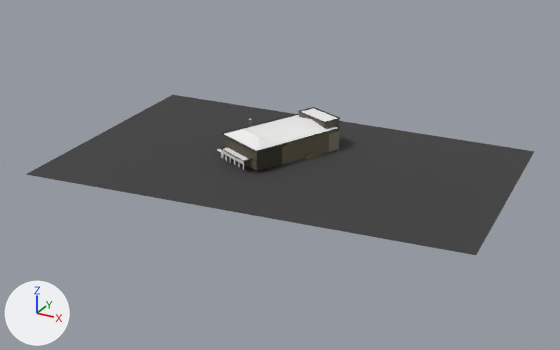
Before and after pictures for a commit that changed the glTF model public/twins/chatt/models/memorial-auditorium.glb.
Before and after are seen from a 50 mm camera at (320.0, -552.0, 248.0) aimed at (34.0, -31.0, -13.0). Every picture has the same lights, and +X, +Y and +Z are marked at lower left. The picture after the commit comes second. Where no turn or scale is listed for an object, it has been applied to the vertices. Vertices at exactly the same position are counted once.
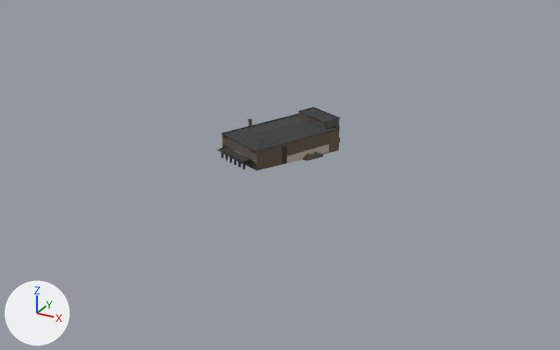
Where the newer file only moved an object's origin or applied its transform, the numbers keep the older frame.

Edits to the bpy script that builds the scene:
```text
Change me_mesh_0:
    used by ob_mesh_0; location = (33.5, -20.4, 8.1)
    verts and faces of me_mesh_0; kept vertices keep their numbers, new ones are numbered from 351
    before: 0 (-180.0, -119.0, -17.0) at pixel (25, 174), 1 (188.0, -94.0, -5.0) at pixel (476, 255), 2 (-188.0, 98.0, -11.0) at pixel (172, 94), 3 (179.0, 119.0, -11.0) at pixel (534, 151)
    remove me_mesh_0.from_pydata(...)  # 351 vertices, 697 faces; spans x -188.0..188.0, y -119.0..119.0, z -17.0..17.0
    add me_mesh_0.from_pydata(...)  # 399 vertices, 808 faces; spans x -58.0..33.0, y -46.0..60.0, z -10.0..17.0
    me_mesh_0 part 1
    add delete_vertices([*range(0, 4)])  # with the faces that use them
    me_mesh_0 part 2
    1 vertex is removed from x 26.0, y 40.0, z 11.0
    133 faces are deleted
    3 vertices move within x -44.0..-4.0, y -42.0..-32.0, z 1.0..10.0
    31 vertices are added at x -44.0..26.0, y -45.0..41.0, z -8.0..11.0
    11 new vertices lie (0.0, 0.0, 5.0) away from vertices in x -43.0..-30.0, y -37.0..-31.0, z -7.0
    11 new vertices lie (0.0, 0.0, 4.0) away from vertices in x -27.0..-13.0, y -44.0..-38.0, z -6.0
    145 new faces join them, mat_palettematerial001 (picture img_palettebasecolor)
    101 new faces join them, mat_palettematerial002 (picture img_palettebasecolor)
    me_mesh_0 part 3: 569 kept faces spanning x -58.0..33.0, y -46.0..60.0, z -10.0..17.0 get new texture (UV) coordinates
    add me_mesh_0.materials.append(mat_palettematerial002)  # picture img_palettebasecolor
Remove ob_mesh_1:
    ob_mesh_1 = bpy.data.objects.new('Mesh_1', me_mesh_1)
    ob_mesh_1.location = (9.7, -55.8, 5.4)
```

Boxes (x1, y1, x2, y2) around the edits, measured in the pictures (560 x 350 px):
'Mesh_0', reshaped (76% narrower, 60% shorter)
    before: (26, 95, 535, 255)
    after: (217, 107, 340, 171)
'Mesh_1', deleted
    before: (221, 149, 255, 170)
part 1 of me_mesh_0, deleted
    before: (26, 95, 535, 255)
part 2 of me_mesh_0, reshaped
    before: (220, 113, 340, 161)
    after: (220, 113, 340, 170)
part 3 of me_mesh_0, surface changed
    both: (217, 107, 340, 171)
